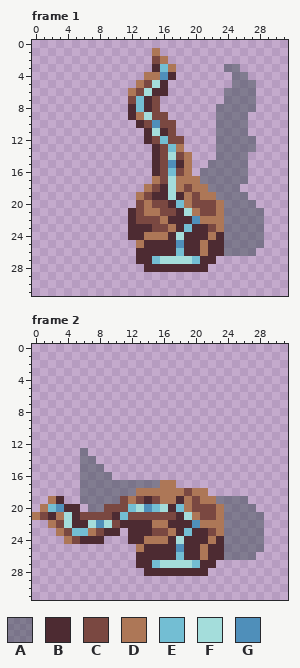
A pixel-art file gets an edit: DavisGGJ2023/Assets/ArtDev/TileSet/RootEnd.aseprite. Above: the version before the commit.
32x32 pixels, 2 frames. Shown: frame 1, frame 2.
Visible layers, top first: "Layer 1", "Layer 2".
Palette (. is transparent): A #394a507b  B #4d2b32  C #7a4841  D #ad7757  E #73bed3  F #a4dddb  G #4f8fba
Pixels before, frame 1, first column x 12:
 1 ...D.............
 2 ...CD............
 3 ...BED......AA...
 4 ..DDGB.......AA..
 5 .DCFB........AAA.
 6 DCFBB.......AAAA.
 7 CEBC........AAAA.
 8 BEBC.......AAAAA.
 9 BDFCC......AAAA..
10 .BCGCC.....AAAA..
11 ..BFBC.....AAAA..
12 ..BCECC....AAAAA.
13 ...BCED....AAAAA.
14 ...BCFCD...AAAA..
15 ...BCGBD..AAAAA..
16 ...BCECD.AAAAAA..
17 ...DCFDDDAAAAAA..
18 ..DCBFDCDDAAAA...
19 .DCBBFBDCDDAAAA..
20 .CDCCBEDCCCDAAAA.
21 BCDDCCBFDCCDAAAAA
22 BCCCDBBBGDDDAAAAA
23 BBBCCDBEBBCDAAAAA
24 BBDDDBFBBBDBAAAAA
25 .DBBBBGBBDBBAAAAA
26 .BBBBBEBBDBBAAAA.
27 .BBEFFFFEBB......
28 ..BBBBBBBB.......
Pixels before, frame 2, first column x 0:
13 ......A......................
14 ......AA.....................
15 ......AAA....................
16 ......AAAA...................
17 ......AAAAAAAAAADD...........
18 ......AAAAAAADDDDDDCDD.......
19 ..DB..AAAAACDCBCDDBDCDDAAAA..
20 .DEGBB.AACCCEFGEFBEDCCCDAAAA.
21 DCBDFBCCCCBECCCCCCBFDCCDAAAAA
22 ..DCFBBFGFCBBBBDDBBBGDDDAAAAA
23 ...DCEEDCBB.BBBCCDBEBBCDAAAAA
24 ....DCBBB...BBDDDBFBBBDBAAAAA
25 .............DBBBBGBBDBBAAAAA
26 .............BBBBBEBBDBBAAAA.
27 .............BBEFFFFEBB......
28 ..............BBBBBBBB.......
The result:
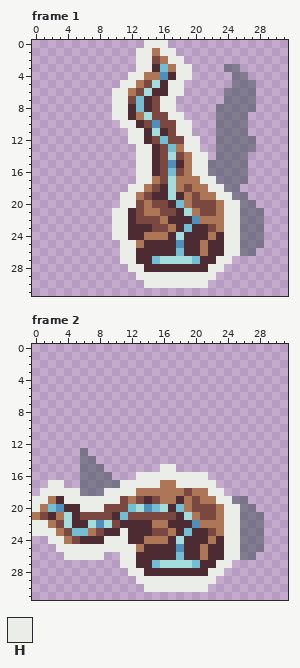
Colours new in this view: H #ebede9
The exact change:
Frame 1, layer "Layer 1":
y 0: x 14..16 ... -> HHH
y 1: x 13..14 .. -> HH; x 16..17 .. -> HH
y 2: x 13..14 .. -> HH; x 17..18 .. -> HH
y 3: x 13..14 .. -> HH; x 18..19 .. -> HH
y 4: x 12..13 .. -> HH; x 18..19 .. -> HH
y 5: x 11..12 .. -> HH; x 17..18 .. -> HH
y 6: x 10..11 .. -> HH; x 17..18 .. -> HH
y 7..8: x 10..11 .. -> HH; x 16..17 .. -> HH
y 9: x 10..11 .. -> HH; x 17..18 .. -> HH
y 10: x 11..12 .. -> HH; x 18..19 .. -> HH
y 11: x 12..13 .. -> HH; x 18..19 .. -> HH
y 12: x 12..13 .. -> HH; x 19..20 .. -> HH
y 13: x 13..14 .. -> HH; x 19..20 .. -> HH
y 14..15: x 13..14 .. -> HH; x 20..21 .. -> HH
y 16: x 13..14 .. -> HH; x 20..21 .A -> HH
y 17: x 13..14 .. -> HH; x 21..22 AA -> HH
y 18: x 12..13 .. -> HH; x 22..23 AA -> HH
y 19: x 11..12 .. -> HH; x 23..24 AA -> HH
y 20: x 11..12 .. -> HH; x 24..25 AA -> HH
y 21..24: x 10..11 .. -> HH; x 24..25 AA -> HH
y 25..26: x 11..12 .. -> HH; x 24..25 AA -> HH
y 27: x 11..12 .. -> HH; x 23..24 .. -> HH
y 28: x 12..13 .. -> HH; x 22..23 .. -> HH
y 29: x 13..22 .......... -> HHHHHHHHHH
y 30: x 14..21 ........ -> HHHHHHHH
Frame 2, layer "Layer 1":
y 15: x 16..17 .. -> HH
y 16: x 13..21 ......... -> HHHHHHHHH
y 17: x 2..3 .. -> HH; x 11..15 AAAAA -> HHHHH; x 18..22 ..... -> HHHHH
y 18: x 1..5 ..... -> HHHHH; x 9..12 AAAA -> HHHH; x 22..23 .. -> HH
y 19: x 0..1 .. -> HH; x 4..10 ..AAAAA -> HHHHHHH; x 23..24 AA -> HH
y 20: x 0 . -> H; x 6..8 .AA -> HHH; x 24..25 AA -> HH
y 21: x 24..25 AA -> HH
y 22: x 0..1 .. -> HH; x 24..25 AA -> HH
y 23: x 0..2 ... -> HHH; x 11 . -> H; x 24..25 AA -> HH
y 24: x 2..3 .. -> HH; x 9..11 ... -> HHH; x 24..25 AA -> HH
y 25: x 3..12 .......... -> HHHHHHHHHH; x 24..25 AA -> HH
y 26: x 4..8 ..... -> HHHHH; x 11..12 .. -> HH; x 24..25 AA -> HH
y 27: x 11..12 .. -> HH; x 23..24 .. -> HH
y 28: x 12..13 .. -> HH; x 22..23 .. -> HH
y 29: x 13..22 .......... -> HHHHHHHHHH
y 30: x 14..21 ........ -> HHHHHHHH
